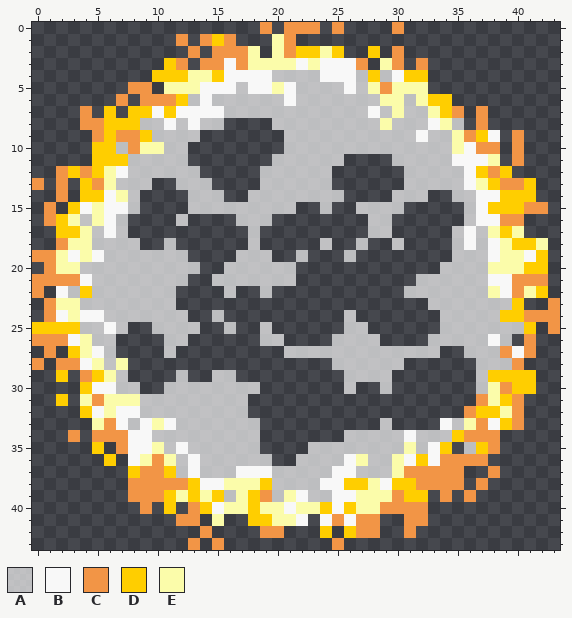
Pixel-art sprite -- Sprites/shield-removal-4.png. The first picture shows the starting point.
The file is 44x44 pixels. Colours within 5 levels of each other are drawn and written as one.
Palette (. is transparent): A #f8f8f8b0  B #f8f8f8  C #f29546  D #ffce00  E #fbfcaa
Pixels before, first column x 0:
 0 ...................C.CCC.C....C.............
 1 ............C.CDC...EC......................
 2 .............C.CCCE.ECDDED..D.C.............
 3 ...........DC.CCBCEEEEBEBBBC.EC.C...........
 4 ..........DDDEEDBBBBAAAABBBADABDD...........
 5 ........CC.EEEBBBABBEBAAAABAECEEE...........
 6 .......C.CCCDABAAAAAABAAAAAAAEEAEDD.........
 7 ....C.D.DDBDBBBBAAAAAAAAAAAABAEAAEDC.C......
 8 ....CCDDDAABABAA....AAAAAAAAAEAAABEA.C......
 9 .....CDCCDAAAA.......AAAAAAAAAAABAAECDB.C...
10 .....DDACEEAA........AAAAAAAAAAAAAAEBCC.C...
11 .....DDDAAAAA.......AAAAAA....AAAAABBBE.C...
12 ..CDCDEBAAAAAA.....AAAAAA......AAAAABDCD....
13 C.C.DCEAAA..AAA....AAAAAA......AAAAABEDCCD..
14 ..C.DDBEA....AAA..AAAAAAAA....AAA..AABBDDD..
15 .C.DBEBBA....AAAAAAAAA..A..AAAA.....ABDDDCC.
16 .CDEAEBA....A....AAA........AA......ABBCC...
17 ..DDEABA..........A.........AA.....ABAEDE...
18 ..CEEAAAA..A......A.....A..A..A....ABABEDDE.
19 CCEBEBAAAAAAA....AAA..A...A........AAABEEBD.
20 .CEEAAAAAAAAAA..AAAAAA............AAAAEEEDD.
21 CCCCBAAAAAAAA..AAAAAAA..........AAAAAABBCCC.
22 C.BADAAAAAAA....A..A...........AAAAAAAEBCED.
23 .CEEAAAAAAAA.....................AAAAAAAD..C
24 .CBEBBAAAAAAA..A..........A.......AAAAADDCCC
25 DDDDAABA..AAAA..A..A......AA......AAAAAAAD.C
26 CCCBEAA....AA......AA....AAAA....AAAAABA.C..
27 .C.DEBA....A.........AAAAAAAAAAAAA..AAACBC..
28 C.CCBEAE.................AAAAAA......AAAC...
29 ..D.CDEA....A..AA.........AAAA.......ADDDD..
30 ....DBBAA..AAAAAAAA.......A..A.......AECDD..
31 ..D.ECEEEAAAAAAAAA...................CEDC...
32 ....DBEBBAAAAAAAAA..................CDDEC...
33 .....ECBABEBAAAAAAA..........A....BAECBDC...
34 ...C.CCCBBAAAAAAAAA.......AAAAABAAADCCC.....
35 .....D.CBBEABAAAAAA....AAAAAAAAEABD.ADC.....
36 ......D.BECEABAAAAAA..AAAABEAAEBDBCCCC......
37 ........DCCDABAAABBBAAAAABBAAAECCCCC..C.....
38 ........CCCCCDBBEEEDAAAABBDDEBDDCCCC.C......
39 ........CCCDEDEDAEDCAEBAABBEEECDD.C.C.......
40 .........C.D.CDBEEDEEBEEDBDEECCCC...........
41 ............CC.E..DDEEB.BCBCC..CC...........
42 ..............C....CC...D.DCC..C............
43 .............C.C.........C..................
Once edited:
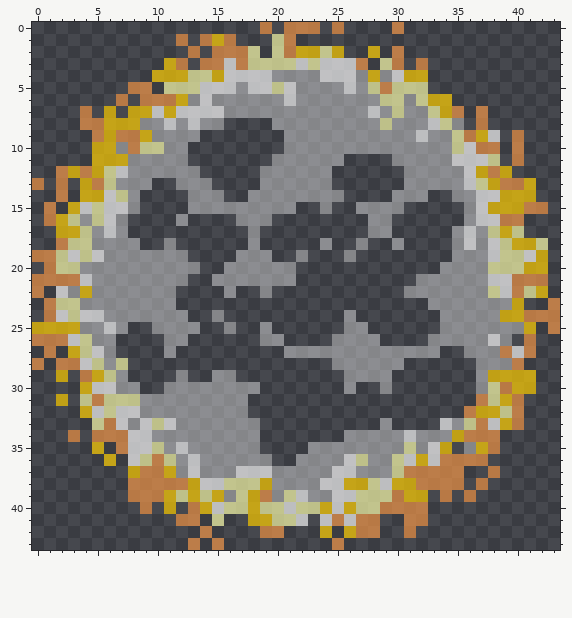
Difference:
colour A: #f8f8f8b0 -> #f8f8f864
colour B: #f8f8f8 -> #f8f8f8b0
colour C: #f29546 -> #f29546af
colour D: #ffce00 -> #ffce00af
colour E: #fbfcaa -> #fbfcaaaf
Boxes around the changes in both pictures, in picture pixels (x1, y1, x2, y2):
changed: (32, 22, 560, 550)
